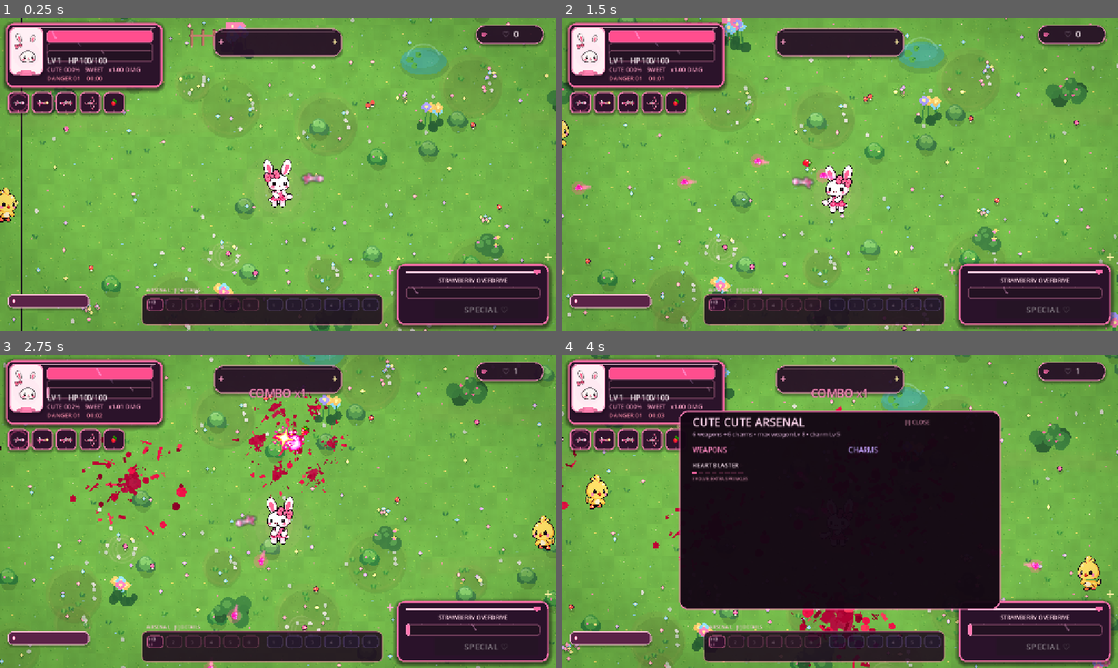
Above: before the commit, frames 1-4 (two rows, left to right).
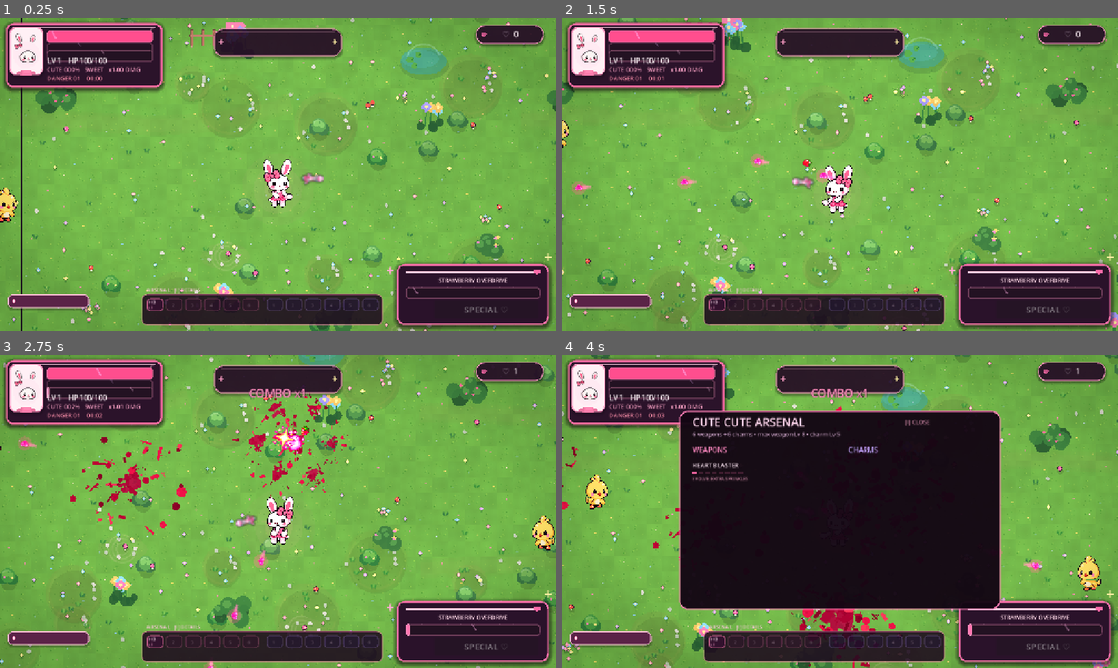
Above: after the commit, the same moments.

Repository: ramonsamagaio/cutecuterampage
Game: Godot game, scene res://scenes/Main.tscn
Same seed, same stepped clock (60 frames per second), same inputs: the game is played once before the commit and once after it.
Inputs (mouse positions are in pixels of both pictures, inside the frame that each line leads up to):
- Up to frame 1 (0.25 s): no input
- Up to frame 2 (1.5 s): tap Enter at 0.5 s; move the mouse to (962, 158) at 0.52 s; hold Right (ui_right) 0.53-1.28 s; tap Shift at 0.6 s; tap Space at 0.77 s; move the mouse to (728, 190) at 1.27 s; hold Down (ui_down) from 1.28 s (still down); tap Z at 1.35 s
- Up to frame 3 (2.75 s): tap Space at 1.52 s; move the mouse to (333, 442) at 2.02 s; release Down (ui_down) at 2.03 s; hold Right (ui_right) from 2.03 s (still down); tap X at 2.1 s
- Up to frame 4 (4 s): move the mouse to (812, 574) at 2.77 s; release Right (ui_right) at 2.78 s; hold Up (ui_up) 2.78-3.53 s; tap C at 2.85 s; tap Space at 3.02, 3.77 s; move the mouse to (1006, 558) at 3.52 s; hold Left (ui_left) from 3.53 s (still down); tap I at 3.6 s

The runs differ from the first frame. In frame 1, 1.5% of the frame differs, in the area x 1-75%, y 23-87%; in frame 2, 1.6%; in frame 3, 1.6%, in the area x 1-85%, y 23-87%; in frame 4, 1.5%.

Commit message:
perf: simplify HUD chrome around live arsenal

Diff:
--- a/scripts/ui/hud_concept_decor.gd
+++ b/scripts/ui/hud_concept_decor.gd
@@ -5,15 +5,11 @@
 var _ear_l: Texture2D
 var _ear_r: Texture2D
 var _bow: Texture2D
-var _weapon_icons: Array[Texture2D] = []
 var _main_style: StyleBoxFlat
 var _portrait_style: StyleBoxFlat
-var _slot_style: StyleBoxFlat
 var _special_style: StyleBoxFlat
 var _pill_style: StyleBoxFlat
 var _badge_style: StyleBoxFlat
-var _time: float = 0.0
-var _shine_tick: float = 0.0
 
 func _ready() -> void:
 	mouse_filter = Control.MOUSE_FILTER_IGNORE
@@ -23,27 +19,12 @@
 	_ear_l = CutoutArtPart.make_small_texture("res://assets/Taffi/Ore1.png", Vector2i(21, 45))
 	_ear_r = CutoutArtPart.make_small_texture("res://assets/Taffi/Ore2.png", Vector2i(21, 45))
 	_bow = CutoutArtPart.make_small_texture("res://assets/Taffi/Laco.png", Vector2i(31, 25))
-	_weapon_icons = [
-		CutoutArtPart.make_small_texture("res://assets/weapons/arma_heart.png", Vector2i(40, 29)),
-		CutoutArtPart.make_small_texture("res://assets/weapons/arma_star.png", Vector2i(40, 29)),
-		CutoutArtPart.make_small_texture("res://assets/weapons/ama_cupcake.png", Vector2i(40, 29)),
-		CutoutArtPart.make_small_texture("res://assets/weapons/arma_arco.png", Vector2i(37, 33)),
-		CutoutArtPart.make_small_texture("res://assets/fx/MorangoFull.png", Vector2i(30, 30))
-	]
 	_main_style = _make_style(Color("2c142b"), Color("ff6fa8"), 16, 4, Color(0.05, 0.01, 0.05, 0.55), 10)
 	_portrait_style = _make_style(Color("fff1f6"), Color("ff91bd"), 14, 3, Color(0.08, 0.03, 0.08, 0.34), 6)
-	_slot_style = _make_style(Color("30142d"), Color("ef80ad"), 11, 3, Color(0.06, 0.02, 0.06, 0.36), 5)
 	_special_style = _make_style(Color("2b132b"), Color("ff72ae"), 17, 4, Color(0.05, 0.01, 0.05, 0.52), 10)
 	_pill_style = _make_style(Color(0.15, 0.05, 0.15, 0.88), Color("ff9cc4"), 20, 2, Color(0.04, 0.01, 0.04, 0.34), 5)
 	_badge_style = _make_style(Color("5b2448"), Color("ffc1da"), 10, 2, Color(0.04, 0.01, 0.04, 0.24), 3)
 	queue_redraw()
-
-func _process(delta: float) -> void:
-	_time += delta
-	_shine_tick -= delta
-	if _shine_tick <= 0.0:
-		_shine_tick = 0.12
-		queue_redraw()
 
 func _make_style(bg: Color, border: Color, radius: int, border_width: int, shadow: Color, shadow_size: int) -> StyleBoxFlat:
 	var style: StyleBoxFlat = StyleBoxFlat.new()
@@ -60,13 +41,13 @@
 	return style
 
 func _draw() -> void:
-	# Stats console. Layered highlights make it read like a physical candy toy instead of a flat rectangle.
+	# Static candy-console chrome. Dynamic shine is handled once by HUDShineFX,
+	# avoiding duplicate redraw loops on decorative UI.
 	draw_style_box(_main_style, Rect2(14, 12, 360, 148))
 	draw_rect(Rect2(27, 20, 332, 3), Color("ffd2e4"))
 	draw_rect(Rect2(28, 25, 328, 1), Color(1.0, 0.65, 0.80, 0.20))
 	draw_arc(Vector2(355, 30), 8.0, PI, PI * 1.52, 10, Color(1.0, 0.72, 0.85, 0.40), 2.0, true)
 
-	# Portrait frame is intentionally creamy/bright, giving Taffi a strong focal anchor.
 	draw_style_box(_portrait_style, Rect2(22, 20, 78, 112))
 	draw_circle(Vector2(61, 84), 31.0, Color(1.0, 0.68, 0.82, 0.10))
 	_draw_centered(_ear_l, Vector2(45, 47))
@@ -75,7 +56,6 @@
 	_draw_centered(_bow, Vector2(42, 64))
 	_draw_ribbon(Vector2(61, 127))
 
-	# Fine separators align the functional bars without boxing every line of information.
 	draw_rect(Rect2(108, 51, 246, 1), Color(1.0, 0.56, 0.73, 0.18))
 	draw_rect(Rect2(108, 69, 246, 1), Color(1.0, 0.56, 0.73, 0.13))
 	draw_rect(Rect2(108, 86, 246, 1), Color(1.0, 0.56, 0.73, 0.10))
@@ -83,26 +63,7 @@
 		var x: float = 112.0 + float(i) * 30.0
 		draw_rect(Rect2(x, 77, 1, 5), Color(1.0, 0.78, 0.88, 0.18))
 
-	# Tiny moving candy glints animate the otherwise static HUD at only ~8 Hz.
-	var hp_shine_x: float = 112.0 + fmod(_time * 39.0, 232.0)
-	draw_line(Vector2(hp_shine_x, 31), Vector2(hp_shine_x + 8, 47), Color(1.35, 1.0, 1.25, 0.20), 2.0, true)
-	var cute_shine_x: float = 112.0 + fmod(_time * 29.0 + 71.0, 230.0)
-	draw_line(Vector2(cute_shine_x, 75), Vector2(cute_shine_x + 5, 82), Color(1.25, 0.88, 1.10, 0.16), 1.5, true)
-
-	# Loadout strip, with a tiny status light under each card and a selected-slot glow.
-	for i: int in 5:
-		var slot_pos: Vector2 = Vector2(18.0 + float(i) * 55.0, 170.0)
-		draw_style_box(_slot_style, Rect2(slot_pos, Vector2(49, 49)))
-		draw_rect(Rect2(slot_pos + Vector2(7, 5), Vector2(35, 2)), Color(1.0, 0.72, 0.84, 0.22))
-		if i < _weapon_icons.size():
-			_draw_centered(_weapon_icons[i], slot_pos + Vector2(24.5, 24.5))
-		var led: Color = Color("ff78ad") if i == 0 else Color(0.98, 0.68, 0.80, 0.24)
-		draw_circle(slot_pos + Vector2(24.5, 45.0), 2.1, led)
-		if i == 0:
-			var selected_pulse: float = 0.22 + sin(_time * 3.1) * 0.05
-			draw_arc(slot_pos + Vector2(24.5, 24.5), 20.0, 0.2, PI * 1.8, 18, Color(1.35, 0.42, 0.78, selected_pulse), 2.0, true)
-
-	# Combo and kill counters float like enamel badges.
+	# Floating badges remain clean and small. The real 6x6 arsenal now lives bottom-center.
 	draw_style_box(_pill_style, Rect2(493, 24, 294, 64))
 	draw_rect(Rect2(510, 31, 260, 2), Color(1.0, 0.72, 0.84, 0.20))
 	_draw_spark(Vector2(509, 55), Color("ff9fc7"), 5.0)
@@ -110,20 +71,17 @@
 	draw_style_box(_pill_style, Rect2(1096, 16, 156, 44))
 	_draw_heart(Vector2(1114, 38), 0.72, 0.70)
 
-	# Special console is deliberately oversized and toy-like. Meter ticks make charge progress easier to parse.
 	draw_style_box(_special_style, Rect2(914, 566, 350, 140))
 	draw_rect(Rect2(934, 582, 310, 4), Color("ffd0e2"))
 	draw_rect(Rect2(934, 589, 190, 2), Color(1.0, 0.45, 0.70, 0.34))
 	for i: int in 10:
 		var x: float = 940.0 + float(i) * 30.0
 		draw_rect(Rect2(x, 619, 2, 17), Color(1.0, 0.82, 0.90, 0.15))
-	var special_shine_x: float = 940.0 + fmod(_time * 52.0, 296.0)
-	draw_line(Vector2(special_shine_x, 620), Vector2(special_shine_x + 11, 634), Color(1.5, 1.02, 1.30, 0.20), 2.2, true)
 	_draw_heart(Vector2(1237, 585), 0.86, 0.95)
 	_draw_spark(Vector2(898, 581), Color("ffacd0"), 7.0)
 	_draw_spark(Vector2(1262, 550), Color("fff0a3"), 7.0)
 
-	# Small enamel badge under the loadout gives the lower-left information a designed anchor.
+	# Small lower-left control badge, now separated from the actual inventory.
 	draw_style_box(_badge_style, Rect2(18, 636, 188, 31))
 	draw_circle(Vector2(32, 651), 4.5, Color("ff78ad"))
 	draw_circle(Vector2(32, 651), 2.0, Color("fff2f8"))
